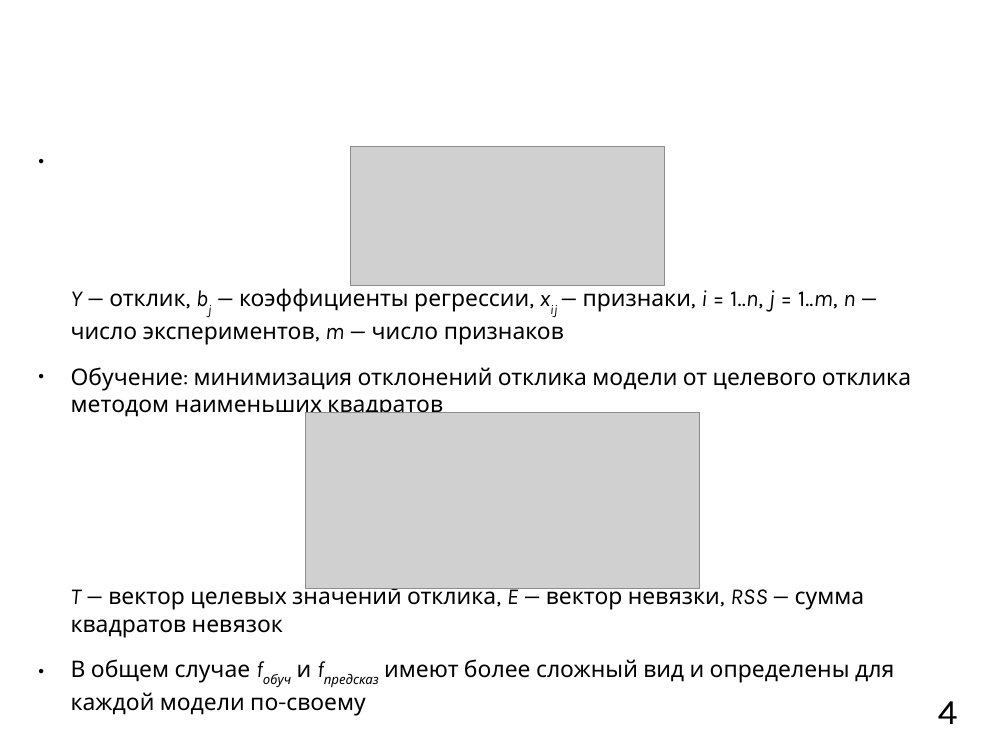
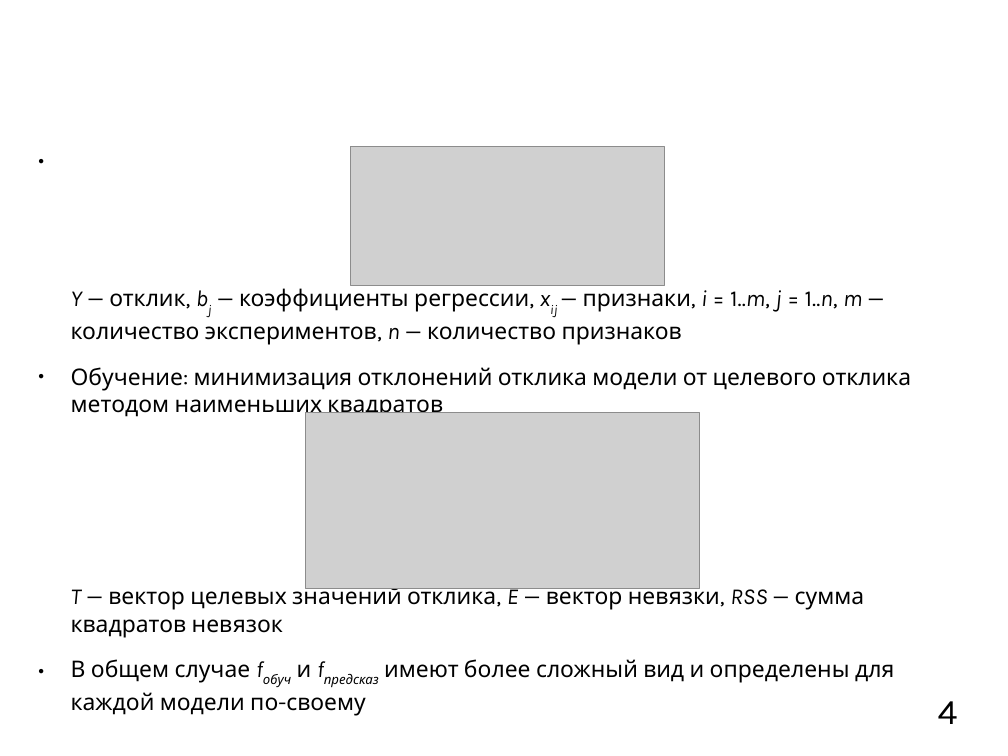
Before and after one commit to mkpankov/adaptor, a slide deck: slide 4 of diploma/defense/brochure.odp. Drawn at 1008x756 pixels with LibreOffice and Linux fonts; fonts in the diff are those of the drawing; grey boxes stand for pictures; background and template pictures are left out. Boxes give left, top, right and bottom in pixels: in the first picture for what was removed or moved away, otherwise in the second. Text is boxed around its words. In the diff, an @@ line names an element or a change of style, - is before the commit and + after.

```diff
--- a/diploma/defense/brochure.odp
+++ b/diploma/defense/brochure.odp
@@ text at (71, 285, 862, 345): text changed @@
-● Y — отклик, bj — коэффициенты регрессии, xij — признаки, i = 1..n, j = 1..m, n — число экспериментов, m — число признаков
+● Y — отклик, bj — коэффициенты регрессии, xij — признаки, i = 1..m, j = 1..n, m — количество экспериментов, n — количество признаков
```
Also in this commit, not shown: 3 other slides changed, 1 slide removed.
